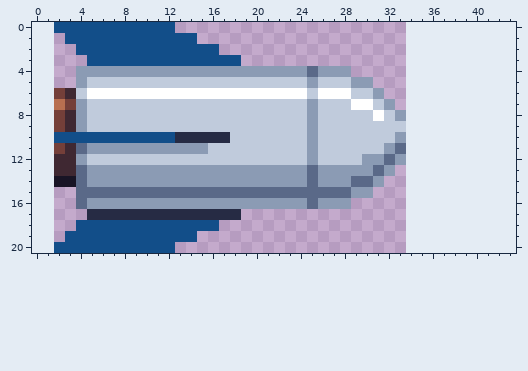
Pixel-art file, stored at core/assets-src/sprites/missile.still.ase. The picture above is the old version.
32x32 pixels, 1 frame. The old version is drawn lined up with the new one, on the new canvas.
And afterwards:
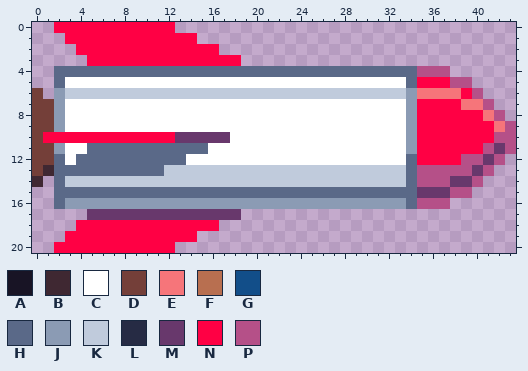
Palette (. is transparent): A #181425  B #3f2832  C #ffffff  D #743f39  E #f6757a  F #b86f50  G #124e89  H #5a6988  J #8b9bb4  K #c0cbdc  L #262b44  M #68386c  N #ff0044  P #b55088
Commit message: Yet another missile design
Edits made:
canvas 32x32 -> 44x21, the old top-left corner now at 2,-5 (the part of the old canvas that was cut away was empty and is not shown)
Changed rows in their new state; - is an unchanged pixel.
first column x 0:
 0 --NNNNNNNNNNN-------------------------------
 1 ---NNNNNNNNNNNN-----------------------------
 2 ----NNNNNNNNNNNNN---------------------------
 3 -----NNNNNNNNNNNNNN-------------------------
 4 --HHHHHHHHHHHHHHHHHHHHHHH-HHHHHHHHHPPP------
 5 --HCCCCCCCCCCCCCCCCCCCCCCCCCCCCCCCHNNNPP----
 6 D-JK-KKKKKKKKKKKKKKKKKKKK-KKK--KKKJEEEENP---
 7 DDJCCCCCCCCCCCCCCCCCCCCCCCCCC--CCCJNNNNEEP--
 8 DDJCCCCCCCCCCCCCCCCCCCCCCCCCCCC-CCJNNNNNNEP-
 9 DDJCCCCCCCCCCCCCCCCCCCCCCCCCCCCCCCJNNNNNNNEP
10 DNNNNNNNNNNNNMMMMMCCCCCCCCCCCCCCCCJNNNNNNNPP
11 DDJCCHHHHHHHHHHHCCCCCCCCCCCCCCCCCCJNNNNNNPMP
12 DDHCHHHHHHHHHHCCCCCCCCCCCCCCCCCCCCHNNNNPPMP-
13 DBHH-HHHHHHHKKKKKKKKKKKKKKKKKKKKKKHPPPPPMP--
14 B-HKKKKKKKKKKKKKKKKKKKKKKKKKKKKKKKHPPPMMP---
15 --HH-------------------------HHHHHHMMMPP----
16 --HJJ--------------------J---JJJJJHPPP------
17 -----MMMMMMMMMMMMMM-------------------------
18 ----NNNNNNNNNNNNN---------------------------
19 ---NNNNNNNNNNNN-----------------------------
20 --NNNNNNNNNNN-------------------------------
